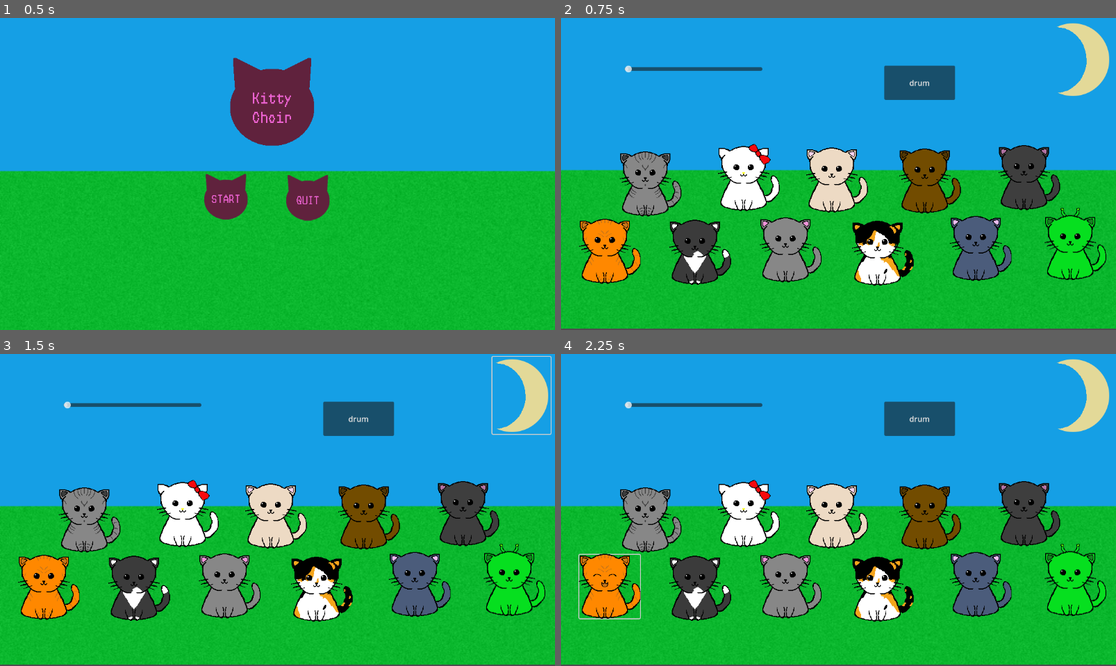
Above: before the commit, frames 1-4 (two rows, left to right).
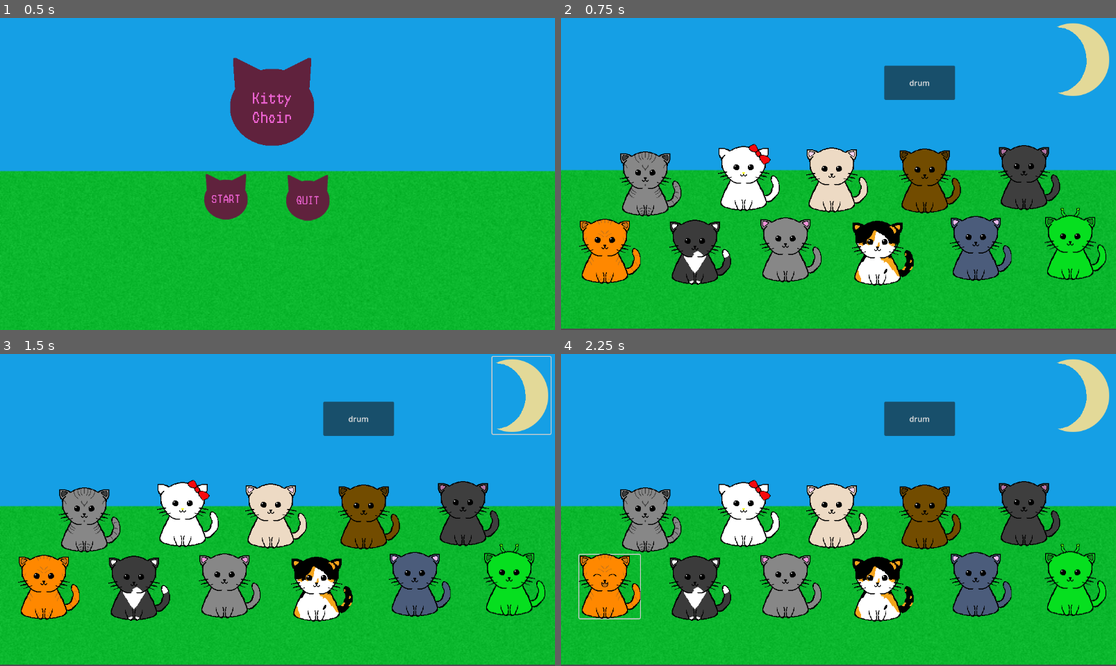
Above: after the commit, the same moments.

Repository: jesspancakes/music-game
Game: Godot game, scene res://start.tscn
Same seed, same stepped clock (60 frames per second), same inputs: the game is played once before the commit and once after it. The project has no main scene, so this scene is started directly.
Inputs (mouse positions are in pixels of both pictures, inside the frame that each line leads up to):
- Up to frame 1 (0.5 s): no input
- Up to frame 2 (0.75 s): click (788, 195) at 0.5 s
- Up to frame 3 (1.5 s): click (521, 394) at 1.25 s
- Up to frame 4 (2.25 s): click (610, 588) at 2 s

Frame 1 is identical in both runs. In frame 2, 0.3% of the frame differs, in the area x 11-37%, y 15-18%; in frame 3, 0.3%; in frame 4, 0.3%.
Error before the commit: Parse Error: Expected expression for variable initial value after "=". (res://pitchslider.gd:3)

Commit message:
remove pitch slider

Diff:
--- a/musicgame/node_2d.tscn
+++ b/musicgame/node_2d.tscn
@@ -25,7 +25,6 @@
 [ext_resource type="Texture2D" uid="uid://2e2givgrunfx" path="res://aliencat.png" id="23_k8pny"]
 [ext_resource type="AudioStream" uid="uid://n2iks6d2vbo5" path="res://meo5.wav" id="24_6j6sd"]
 [ext_resource type="AudioStream" uid="uid://d067l6anh1jtp" path="res://music-assignment_samples_clap-tape.wav" id="25_aalym"]
-[ext_resource type="Script" path="res://pitchslider.gd" id="25_anrij"]
 [ext_resource type="Script" path="res://drumloop.gd" id="25_k301a"]
 [ext_resource type="Texture2D" uid="uid://cdl87nf74ftrr" path="res://moon.png" id="28_hfg55"]
 
@@ -201,13 +200,6 @@
 
 [node name="drumnoise" type="AudioStreamPlayer2D" parent="."]
 stream = ExtResource("25_aalym")
-
-[node name="HSlider" type="HSlider" parent="."]
-offset_left = 132.0
-offset_top = 98.0
-offset_right = 418.0
-offset_bottom = 114.0
-script = ExtResource("25_anrij")
 
 [node name="Button" type="Button" parent="."]
 offset_left = 1022.0
@@ -229,3 +221,4 @@
 [connection signal="pressed" from="cat10" to="." method="_on_cat_10_pressed"]
 [connection signal="pressed" from="cat11" to="." method="_on_cat_11_pressed"]
 [connection signal="pressed" from="drum" to="." method="_on_drum_pressed"]
+[connection signal="pressed" from="Button" to="." method="_on_button_pressed"]
Not shown: 1 places in musicgame/node_2d.tscn that only renumber resources
